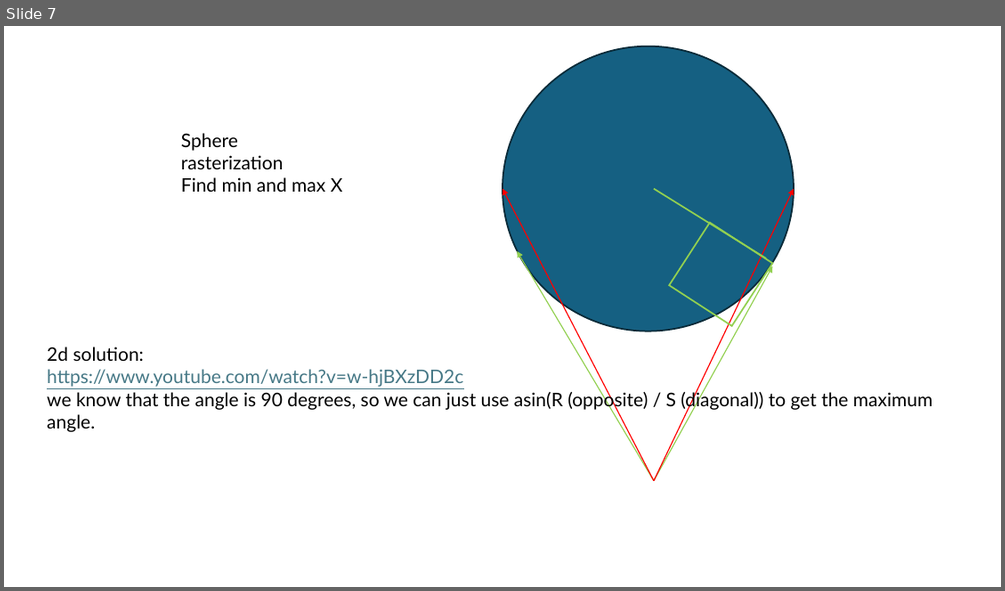
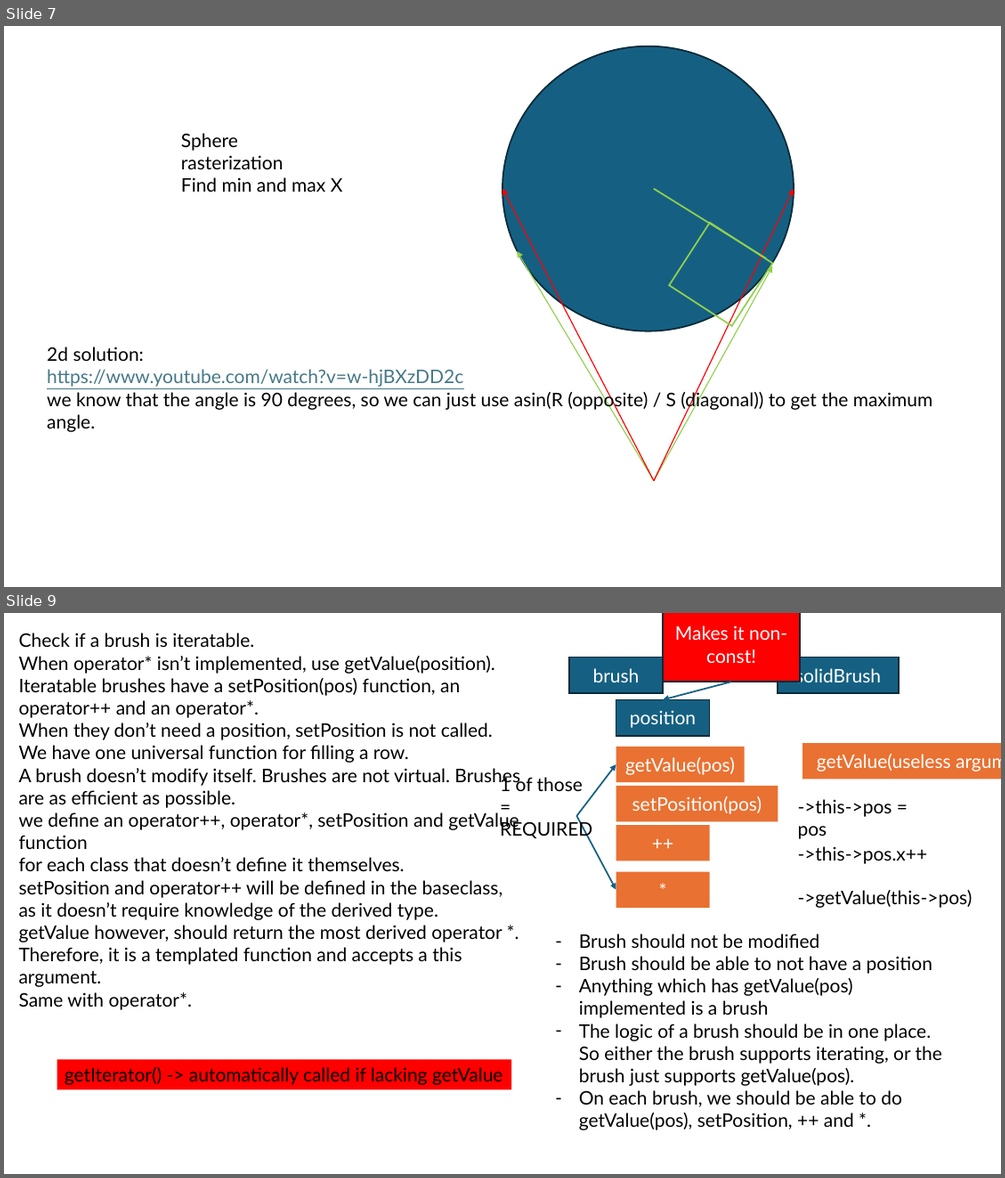
Before and after one commit to CPPTemplates/MedievalSurvival, a slide deck: docs/documentation.pptx. Shown one above the other, each under a label of ours: slide 7 before the commit, slides 7 and 9 after it; the slides between them are not shown. The pictures are 1005x591 and 1005x1178 pixels, drawn with LibreOffice and Linux fonts; fonts in the diff are those of the drawing. Boxes give left, top, right and bottom in pixels: in the first picture for what was removed or moved away, otherwise in the second. Text is boxed around its words. In the diff, an @@ line names an element or a change of style, - is before the commit and + after.

```diff
--- a/docs/documentation.pptx
+++ b/docs/documentation.pptx
@@ slide 9 added at <box>4,613,1001,1174</box>, background #FFFFFF @@
@@ text added at <box>19,633,520,1010</box>, 18 pt, text #000000 @@
+Check if a brush is iteratable.
+When operator* isn’t implemented, use getValue(position).
+Iteratable brushes have a setPosition(pos) function, an operator++ and an operator*.
+When they don’t need a position, setPosition is not called.
+We have one universal function for filling a row.
+A brush doesn’t modify itself. Brushes are not virtual. Brushes are as efficient as possible.
+we define an operator++, operator*, setPosition and getValue function
+for each class that doesn’t define it themselves.
+setPosition and operator++ will be defined in the baseclass, as it doesn’t require knowledge of the derived type.
+getValue however, should return the most derived operator *.
+Therefore, it is a templated function and accepts a this argument.
+Same with operator*.
@@ rectangle added at <box>663,613,800,682</box>, fill #FF0000, outline #092A39 1.5 pt, 18 pt, text #FFFFFF @@
+Makes it non-const!
@@ rectangle added at <box>569,657,663,693</box>, fill #156082, outline #092A39 1.5 pt, 18 pt, text #FFFFFF @@
+brush
@@ rectangle added at <box>778,657,898,693</box>, fill #156082, outline #092A39 1.5 pt, 18 pt, text #FFFFFF @@
+solidBrush
@@ arrow added from (732, 682) to (663, 699), #156082 1.5 pt @@
@@ rectangle added at <box>616,699,710,736</box>, fill #156082, outline #092A39 1.5 pt, 18 pt, text #FFFFFF @@
+position
@@ rectangle added at <box>802,743,1001,779</box>, fill #E97132, 18 pt, text #FFFFFF @@
+getValue(useless argument)
@@ arrow added from (577, 816) to (616, 764), #156082 1.5 pt @@
@@ rectangle added at <box>616,747,745,782</box>, fill #E97132, 18 pt, text #FFFFFF @@
+getValue(pos)
@@ text added at <box>500,774,592,840</box>, 18 pt, text #000000 @@
+1 of those = REQUIRED
@@ rectangle added at <box>616,786,778,821</box>, fill #E97132, 18 pt, text #FFFFFF @@
+setPosition(pos)
@@ text added at <box>798,799,892,839</box>, 18 pt, text #000000 @@
+->this->pos = pos
@@ arrow added from (577, 816) to (616, 890), #156082 1.5 pt @@
@@ rectangle added at <box>616,825,710,860</box>, fill #E97132, 18 pt, text #FFFFFF @@
+++
@@ text added at <box>798,846,928,864</box>, 18 pt, text #000000 @@
+->this->pos.x++
@@ rectangle added at <box>616,872,710,908</box>, fill #E97132, 18 pt, text #FFFFFF @@
+*
@@ text added at <box>798,890,972,908</box>, 18 pt, text #000000 @@
+->getValue(this->pos)
@@ text added at <box>579,933,942,1130</box>, 18 pt, text #000000 @@
+– Brush should not be modified
+– Brush should be able to not have a position
+– Anything which has getValue(pos) implemented is a brush
+– The logic of a brush should be in one place. So either the brush supports iterating, or the brush just supports getValue(pos).
+– On each brush, we should be able to do getValue(pos), setPosition, ++ and *.
@@ rectangle added at <box>57,1060,512,1089</box>, fill #FF0000, 18 pt, text #000000 @@
+getIterator() -> automatically called if lacking getValue
```
Also in this commit, not shown: 1 slide changed.
